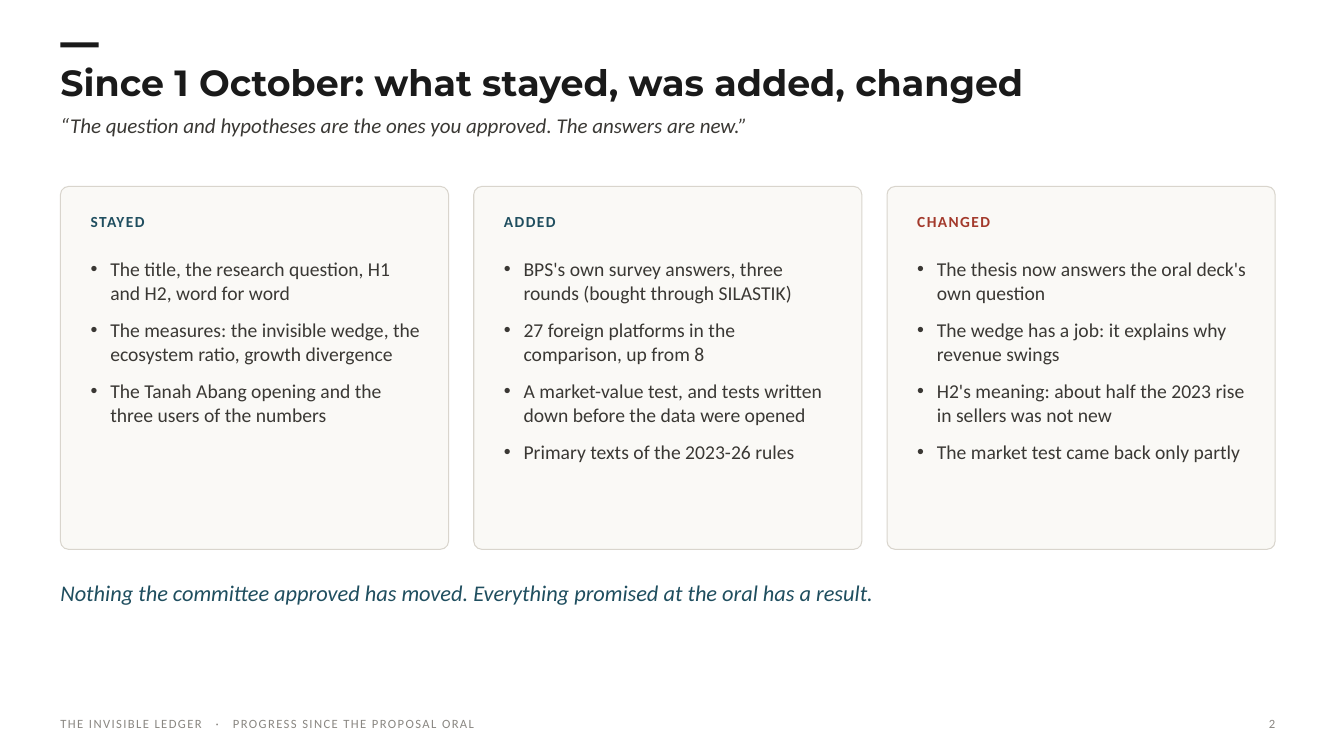
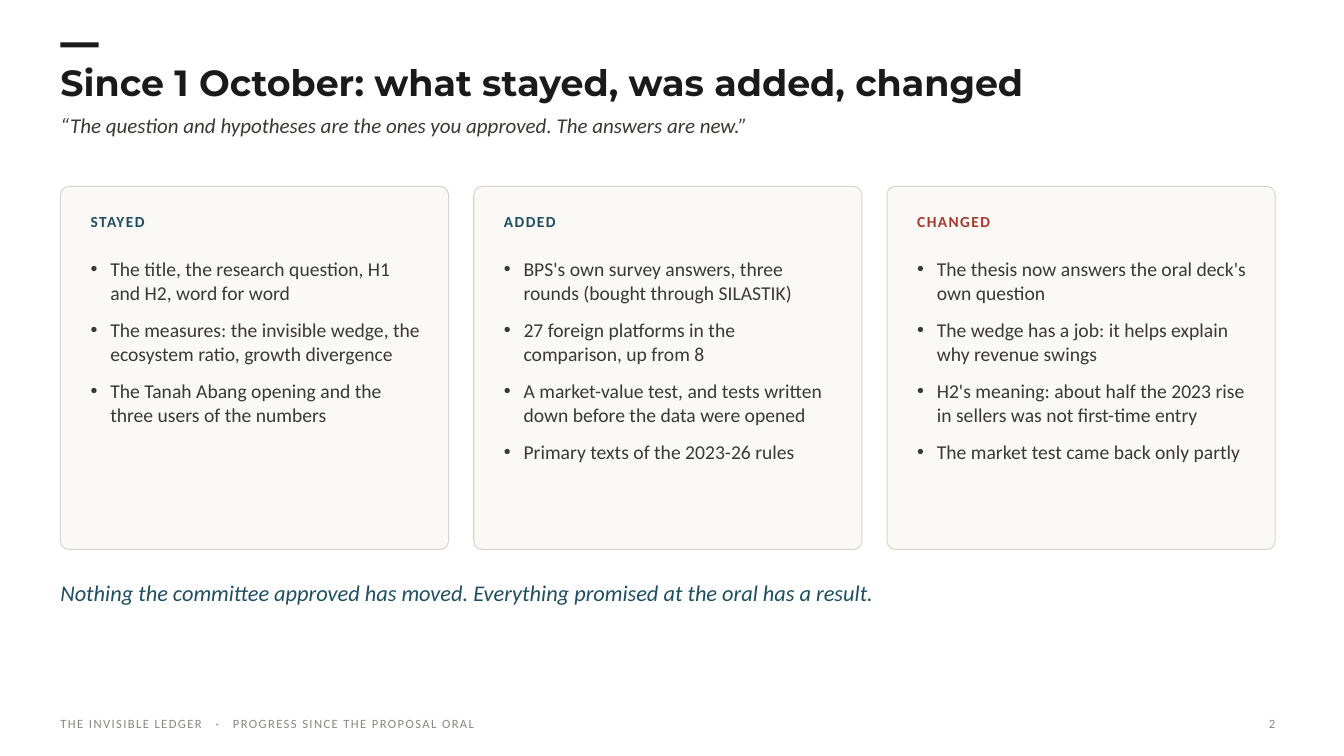
Before and after one commit to Spectating101/Invisible-ledger, a slide deck: slide 2 of research/option_space_2026-10-01/deck/IL_Progress_Update_2026-10-09.pptx. Drawn at 1344x756 pixels with LibreOffice and Linux fonts; fonts in the diff are those of the drawing; background and template pictures are left out. Boxes give left, top, right and bottom in pixels: in the first picture for what was removed or moved away, otherwise in the second. Text is boxed around its words. In the diff, an @@ line names an element or a change of style, - is before the commit and + after.

```diff
--- a/research/option_space_2026-10-01/deck/IL_Progress_Update_2026-10-09.pptx
+++ b/research/option_space_2026-10-01/deck/IL_Progress_Update_2026-10-09.pptx
@@ text at [937, 323, 1245, 425]: text changed @@
-• The wedge has a job: it explains why revenue swings
-• H2's meaning: about half the 2023 rise in sellers was not new
+• The wedge has a job: it helps explain why revenue swings
+• H2's meaning: about half the 2023 rise in sellers was not first-time entry
```
Also in this commit, not shown: 6 other slides changed, 21 other files.
